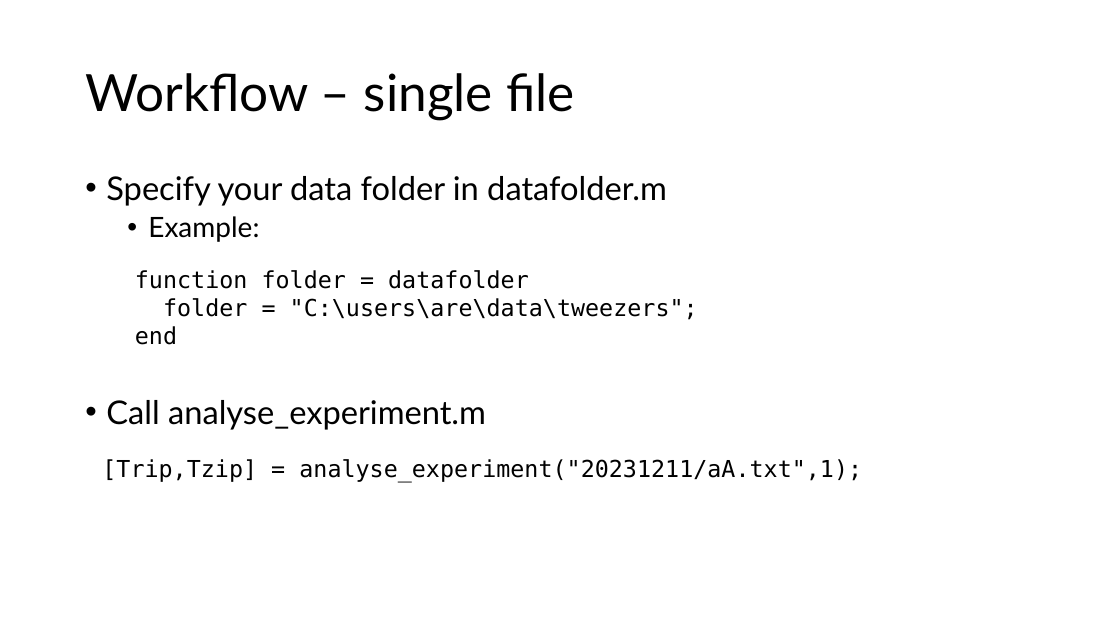
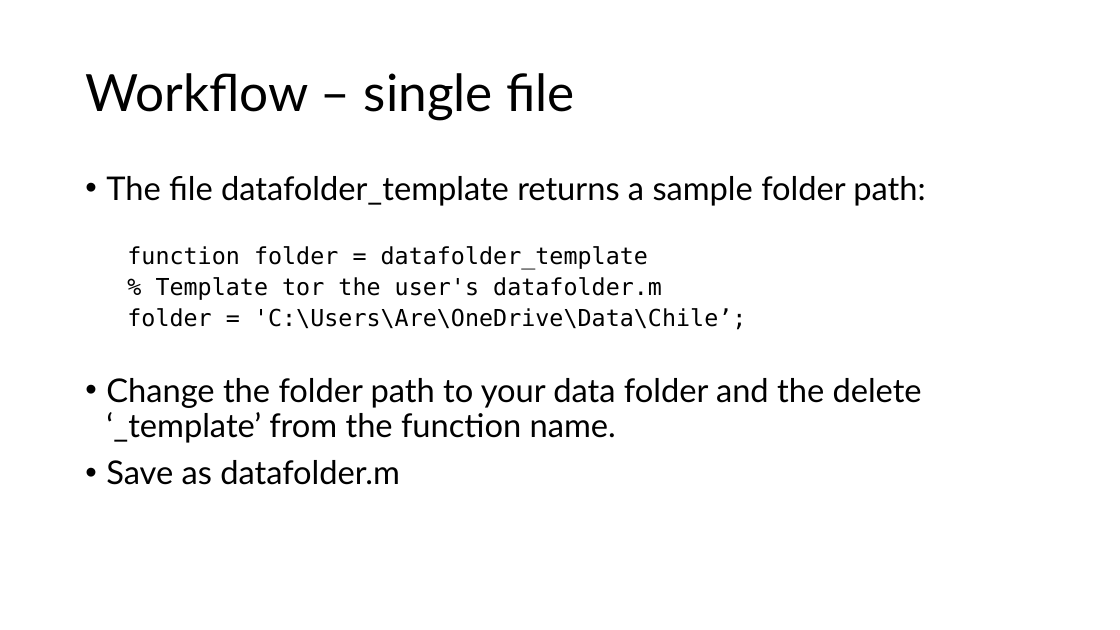
Before and after one commit to are-mj/OpticalTweezers, a slide deck: slide 22 of Summer school 2024/Analysis of protein stretching experiments.pptx (slide 17 before the commit). Drawn at 1120x630 pixels with LibreOffice and Linux fonts; fonts in the diff are those of the drawing. Boxes give left, top, right and bottom in pixels: in the first picture for what was removed or moved away, otherwise in the second. Text is boxed around its words. In the diff, an @@ line names an element or a change of style, - is before the commit and + after.

```diff
--- a/Summer school 2024/Analysis of protein stretching experiments.pptx
+++ b/Summer school 2024/Analysis of protein stretching experiments.pptx
@@ text at (106, 176, 925, 485): text changed @@
-• Specify your data folder in datafolder.m
-  • Example:
-• Call analyse_experiment.m
+• The file datafolder_template returns a sample folder path:
+  function folder = datafolder_template
+  % Template tor the user's datafolder.m
+  folder = 'C:\Users\Are\OneDrive\Data\Chile’;
+• Change the folder path to your data folder and the delete ‘_template’ from the function name.
+• Save as datafolder.m
@@ text removed at (135, 270, 698, 345) @@
-function folder = datafolder
-folder = "C:\users\are\data\tweezers";
-end
@@ text removed at (102, 459, 862, 483) @@
-[Trip,Tzip] = analyse_experiment("20231211/aA.txt",1);
```
Also in this commit, not shown: 11 other slides changed, 7 slides added, 1 slide removed, 1 other file.
